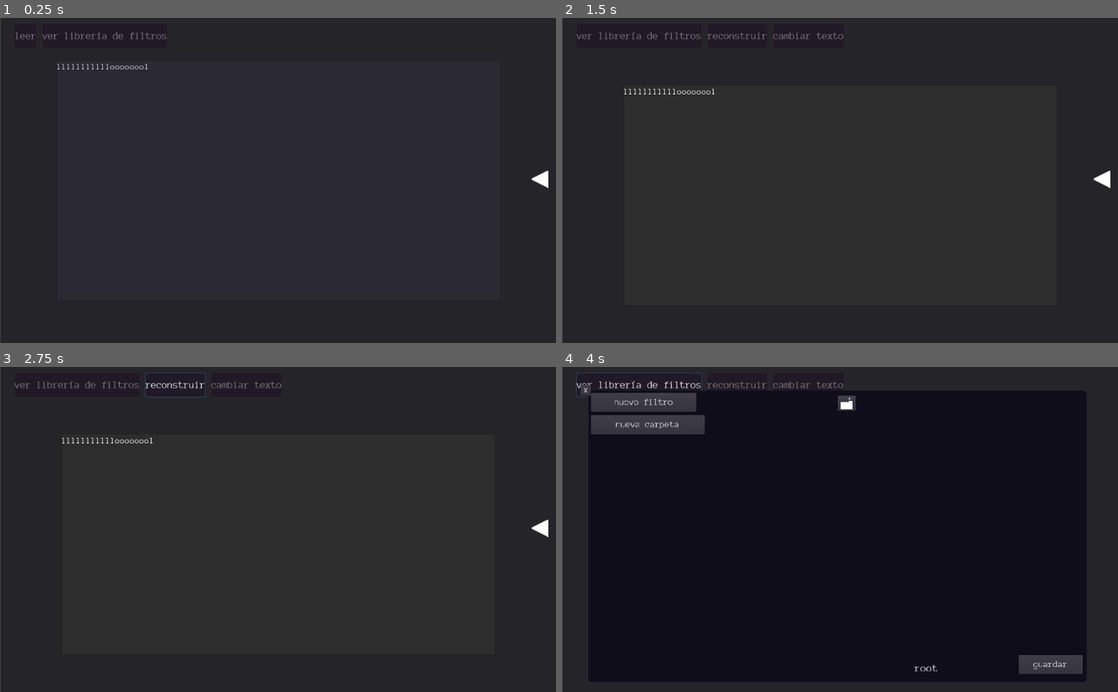
Above: before the commit, frames 1-4 (two rows, left to right).
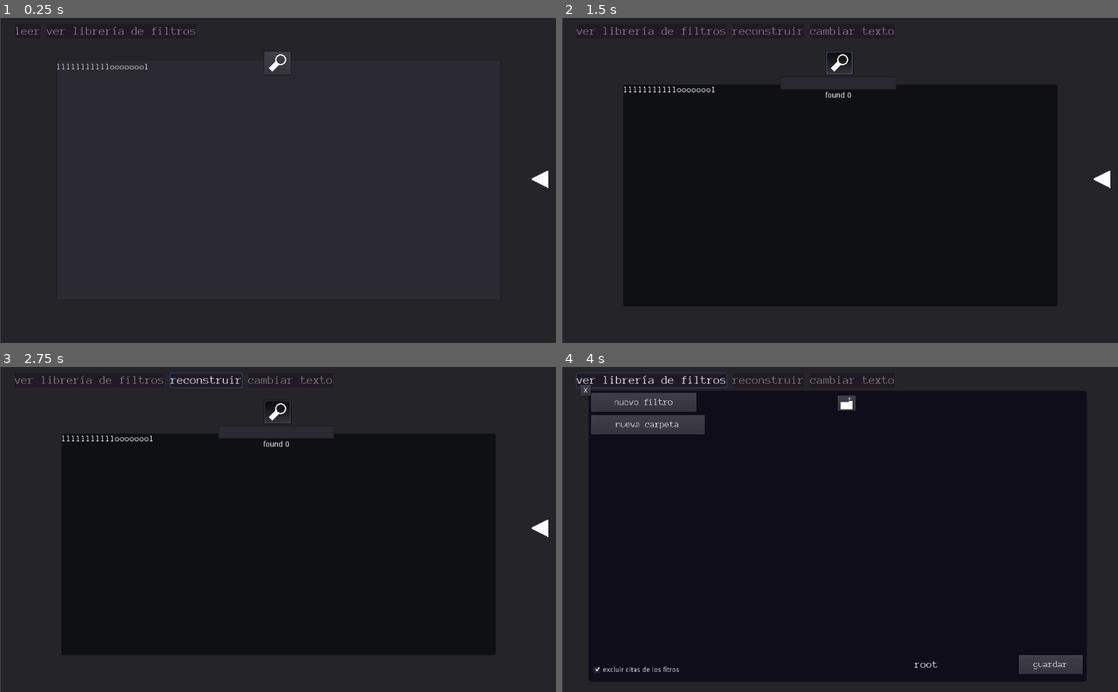
Above: after the commit, the same moments.

Repository: AndresDavidCalderon/desfilosofador
Game: Godot game, scene res://reader/reader.tscn
Same seed, same stepped clock (60 frames per second), same inputs: the game is played once before the commit and once after it.
Inputs (mouse positions are in pixels of both pictures, inside the frame that each line leads up to):
- Up to frame 1 (0.25 s): no input
- Up to frame 2 (1.5 s): click "leer" at 0.5 s; click (840, 63) at 1.27 s
- Up to frame 3 (2.75 s): click "reconstruir" at 2 s
- Up to frame 4 (4 s): click (1101, 529) at 2.75 s; click "ver librería de filtros" at 3.5 s

The runs differ from the first frame. In frame 1, 0.5% of the frame differs, in the area x 2-53%, y 2-18%; in frame 2, 53%; in frame 3, 53%, in the area x 2-89%, y 1-89%; in frame 4, 0.9%.

Commit message:
busqueda

Diff:
--- /dev/null
+++ b/UI/hideable.tscn
@@ -0,0 +1,33 @@
+[gd_scene load_steps=4 format=2]
+
+[ext_resource path="res://reader/readersets.gd" type="Script" id=1]
+[ext_resource path="res://UI/left.png" type="Texture" id=4]
+[ext_resource path="res://UI/right.png" type="Texture" id=5]
+
+[node name="hideablepanel" type="Panel"]
+margin_top = -205.0
+margin_right = 646.0
+margin_bottom = 205.0
+script = ExtResource( 1 )
+__meta__ = {
+"_edit_use_anchors_": false
+}
+duration = 0.5
+left = ExtResource( 4 )
+right = ExtResource( 5 )
+
+[node name="hide" type="TextureButton" parent="."]
+margin_left = -59.0
+margin_top = -4.0
+margin_right = -3.0
+margin_bottom = 409.0
+texture_normal = ExtResource( 4 )
+expand = true
+stretch_mode = 3
+__meta__ = {
+"_edit_use_anchors_": false
+}
+
+[node name="tween" type="Tween" parent="."]
+
+[connection signal="pressed" from="hide" to="." method="_on_hide_pressed"]
--- a/filters/filterinstance.tscn
+++ b/filters/filterinstance.tscn
@@ -14,6 +14,7 @@
 "_edit_use_anchors_": false
 }
 type = "filter"
+enabler = NodePath("enabled")
 
 [node name="ui" type="VBoxContainer" parent="."]
 margin_left = 6.0
--- a/filters/filtersearch.gd
+++ b/filters/filtersearch.gd
@@ -3,7 +3,7 @@
 export(PackedScene) var folder
 export(Dictionary) var scriptonfound
 export(bool) var onexe
-var defaulttree=[{"origin":-1,"inside":[{"type":"folder","name":"root","enabled":true,"index":1}]},{"origin":0,"inside":[]}]
+var defaulttree=[{"origin":-1,"enabled":true,"inside":[{"type":"folder","name":"root","enabled":true,"index":1}]},{"origin":0,"enabled":true,"inside":[]}]
 var filtertree:Array=defaulttree
 var fileman=File.new()
 var filedir
@@ -21,9 +21,10 @@
 	box.savecurrent()
 	globals.filterbyphrase={}
 	for i in filtertree:
-		for j in i["inside"]:
-			if scriptonfound.has(j["type"]):
-				scriptonfound[j["type"]].new().fromfile(j)
+		if i["enabled"]:
+			for j in i["inside"]:
+				if scriptonfound.has(j["type"]):
+					scriptonfound[j["type"]].new().fromfile(j)
 func openfilters():
 	deleteall()
 	var error=fileman.open(filedir,File.READ)
@@ -77,4 +78,8 @@
 	if index==1:return
 	box.openfolder(filtertree[index]["origin"])
 	var text=$bottom/dir.text
-	$bottom/dir.text=stringfunc.cutright(text.find_last("/"),text)
+	$bottom/dir.text=stringfunc.cutright(text.find_last("/")+1,text)
+
+
+func _on_excludequotes_toggled(button_pressed):
+	globals.skipquotes=button_pressed
--- a/filters/filtersearch.tscn
+++ b/filters/filtersearch.tscn
@@ -121,8 +121,8 @@
 userect = NodePath("..")
 
 [node name="dir" type="Label" parent="bottom"]
-margin_left = -427.0
-margin_top = -39.0
+margin_left = -152.0
+margin_top = -47.0
 margin_right = 206.0
 custom_fonts/font = ExtResource( 9 )
 text = "root"
@@ -132,8 +132,29 @@
 "_edit_use_anchors_": false
 }
 
+[node name="botleft" type="Node2D" parent="."]
+position = Vector2( 0, 598 )
+script = ExtResource( 3 )
+sety = true
+setx = true
+scaleview = Vector2( 0, 1 )
+istool = true
+userect = NodePath("..")
+
+[node name="excludequotes" type="CheckBox" parent="botleft"]
+margin_left = 5.0
+margin_top = -39.0
+margin_right = 357.0
+margin_bottom = -9.0
+pressed = true
+text = "excluir citas de los fitros"
+__meta__ = {
+"_edit_use_anchors_": false
+}
+
 [connection signal="visibility_changed" from="." to="." method="savefilters"]
 [connection signal="pressed" from="upcenter/folderup" to="." method="_on_folderup_pressed"]
 [connection signal="pressed" from="newfilter" to="." method="_on_newfilter_pressed"]
 [connection signal="pressed" from="newfolder" to="." method="_on_newfolder_pressed"]
 [connection signal="pressed" from="botright/save" to="." method="_on_save_pressed"]
+[connection signal="toggled" from="botleft/excludequotes" to="." method="_on_excludequotes_toggled"]
--- a/filters/folder.gd
+++ b/filters/folder.gd
@@ -1,5 +1,6 @@
 extends libraryelement
 var saveindex
+var whenenabled=[]
 func _ready():
 	get_parent().connect("beforesave",self,"presave")
 func getsave(data):
@@ -12,10 +13,10 @@
 	get_parent().openfolder(saveindex)
 func fromfile(data):
 	$name.text=data["name"]
+	saveindex=data["index"]
 	$enabled.pressed=data["enabled"]
-	saveindex=data["index"]
 func getdef(data):
-	get_parent().root.filtertree.append({"inside":[],"origin":get_parent().root.index})
+	get_parent().root.filtertree.append({"inside":[],"enabled":true,"origin":get_parent().root.index})
 	data["index"]=get_parent().root.filtertree.size()-1
 	saveindex=data["index"]
 	print("set index",index)
@@ -34,3 +35,7 @@
 		get_parent().add_child(new)
 		new.delete()
 	get_parent().root.filtertree.remove(saveindex)
+
+
+func _on_enabled_toggled(button_pressed):
+	get_parent().root.filtertree[saveindex]["enabled"]=button_pressed
--- a/filters/folder.tscn
+++ b/filters/folder.tscn
@@ -12,6 +12,7 @@
 "_edit_use_anchors_": false
 }
 type = "folder"
+enabler = NodePath("enabled")
 
 [node name="name" type="LineEdit" parent="."]
 margin_left = 7.0
@@ -25,10 +26,10 @@
 }
 
 [node name="enabled" type="CheckBox" parent="."]
-margin_left = 7.72648
-margin_top = 44.4161
-margin_right = 31.7265
-margin_bottom = 68.4161
+margin_left = 39.2674
+margin_top = 46.1999
+margin_right = 63.2674
+margin_bottom = 70.1999
 pressed = true
 __meta__ = {
 "_edit_use_anchors_": false
@@ -46,11 +47,22 @@
 }
 
 [node name="delete" type="Button" parent="."]
-margin_left = 39.5598
-margin_top = 45.2315
-margin_right = 58.5598
-margin_bottom = 65.2315
+margin_left = 7.15391
+margin_top = 47.9072
+margin_right = 26.1539
+margin_bottom = 67.9072
 text = "x"
 
+[node name="doall" type="Button" parent="."]
+visible = false
+margin_left = 77.5958
+margin_top = 41.9195
+margin_right = 257.596
+margin_bottom = 69.9195
+custom_fonts/font = ExtResource( 1 )
+text = "habilitar todo"
+
+[connection signal="toggled" from="enabled" to="." method="_on_enabled_toggled"]
 [connection signal="pressed" from="open" to="." method="_on_open_pressed"]
 [connection signal="pressed" from="delete" to="." method="delete"]
+[connection signal="pressed" from="doall" to="." method="_on_doall_pressed"]
--- a/reader/element.gd
+++ b/reader/element.gd
@@ -1,7 +1,11 @@
 extends Panel
 export(String) var type
+export(NodePath) onready var enabler=get_node(enabler) as CheckBox
 var index:int
 class_name libraryelement,"res://filters/element.png"
+func _ready():
+	if not get_parent().root.filtertree[get_parent().root.index]["enabled"]:
+		enabler.disabled=true
 func getsavedata():
 	var data={"type":type}
 	if has_method("getsave"):
--- a/reader/reader.gd
+++ b/reader/reader.gd
@@ -16,13 +16,12 @@
 onready var reader=$read/center/text
 onready var compiler=$librarycontainer/filtersearch/upcenter/scroll/vbox
 func _on_read_pressed():
-	reader.text=compiler.compile($new/center/text.text)
+	reader.bbcode_text=compiler.compile($new/center/text.text)
 	$new.visible=false
 	$read.visible=true
 
 func _on_reconstruct_pressed():
-	reader.text=compiler.compile($new/center/text.text)
-
+	reader.bbcode_text=compiler.compile($new/center/text.text)
 
 func _on_change_pressed():
 	$new.visible=true
--- a/reader/reader.tscn
+++ b/reader/reader.tscn
@@ -1,20 +1,20 @@
 [gd_scene load_steps=22 format=2]
 
-[ext_resource path="res://UI/font/normal title.tres" type="DynamicFont" id=1]
+[ext_resource path="res://reader/readtext.gd" type="Script" id=1]
 [ext_resource path="res://UI/aligner.gd" type="Script" id=2]
 [ext_resource path="res://filters/filtersearch.tscn" type="PackedScene" id=3]
 [ext_resource path="res://reader/reader.gd" type="Script" id=4]
 [ext_resource path="res://UI/popup.tscn" type="PackedScene" id=5]
 [ext_resource path="res://UI/font/text.tres" type="DynamicFont" id=6]
 [ext_resource path="res://reader/options.gd" type="Script" id=7]
-[ext_resource path="res://reader/readoptions.gd" type="Script" id=8]
+[ext_resource path="res://UI/hideable.tscn" type="PackedScene" id=8]
 [ext_resource path="res://UI/readtheme.tres" type="Theme" id=9]
-[ext_resource path="res://UI/font/uismall.tres" type="DynamicFont" id=10]
+[ext_resource path="res://reader/tools/search.gd" type="Script" id=10]
 [ext_resource path="res://reader/read.gd" type="Script" id=11]
-[ext_resource path="res://UI/left.png" type="Texture" id=12]
-[ext_resource path="res://reader/readersets.gd" type="Script" id=13]
-[ext_resource path="res://UI/right.png" type="Texture" id=14]
+[ext_resource path="res://UI/font/uismall.tres" type="DynamicFont" id=12]
+[ext_resource path="res://reader/tools/tools.gd" type="Script" id=13]
 [ext_resource path="res://filters/filteronfind.gd" type="Script" id=15]
+[ext_resource path="res://UI/search.png" type="Texture" id=16]
 
 [sub_resource type="StyleBoxFlat" id=2]
 bg_color = Color( 0.129412, 0.101961, 0.156863, 1 )
@@ -44,8 +44,9 @@
 corner_radius_bottom_left = 2
 
 [sub_resource type="Theme" id=5]
-default_font = ExtResource( 1 )
+default_font = ExtResource( 12 )
 Button/colors/font_color = Color( 0.501961, 0.501961, 0.501961, 1 )
+Button/fonts/font = ExtResource( 12 )
 Button/styles/hover = SubResource( 2 )
 Button/styles/normal = SubResource( 3 )
 Button/styles/pressed = SubResource( 4 )
@@ -85,17 +86,18 @@
 setx = true
 scaleview = Vector2( 0.5, 0.5 )
 
-[node name="text" type="TextEdit" parent="read/center"]
+[node name="text" type="RichTextLabel" parent="read/center"]
 margin_left = -400.0
 margin_top = -177.0
 margin_right = 400.0
 margin_bottom = 232.0
 theme = ExtResource( 9 )
-custom_colors/font_color_readonly = Color( 1, 1, 1, 1 )
 custom_styles/normal = SubResource( 1 )
-text = "texto"
-readonly = true
-script = ExtResource( 11 )
+bbcode_enabled = true
+bbcode_text = "converted text"
+text = "converted text"
+scroll_active = false
+script = ExtResource( 1 )
 __meta__ = {
 "_edit_use_anchors_": false
 }
@@ -125,53 +127,101 @@
 "_edit_use_anchors_": false
 }
 
+[node name="aligner" type="Node2D" parent="."]
+position = Vector2( 514, 78.306 )
+script = ExtResource( 2 )
+setx = true
+scaleview = Vector2( 0.5, 1 )
+fromzero = false
+istool = true
+userect = NodePath("..")
+
+[node name="tools" type="HBoxContainer" parent="aligner"]
+margin_left = -406.0
+margin_top = -16.0
+margin_right = 399.0
+margin_bottom = 22.0
+mouse_filter = 2
+alignment = 1
+script = ExtResource( 13 )
+__meta__ = {
+"_edit_use_anchors_": false
+}
+
+[node name="search" type="Button" parent="aligner/tools"]
+margin_left = 383.0
+margin_right = 421.0
+margin_bottom = 38.0
+toggle_mode = true
+icon = ExtResource( 16 )
+script = ExtResource( 10 )
+
+[node name="options" type="VBoxContainer" parent="aligner/tools/search"]
+margin_left = -85.0
+margin_top = 46.0
+margin_right = 129.0
+margin_bottom = 161.0
+
+[node name="terms" type="LineEdit" parent="aligner/tools/search/options"]
+margin_right = 214.0
+margin_bottom = 32.0
+__meta__ = {
+"_edit_use_anchors_": false
+}
+
+[node name="found" type="Label" parent="aligner/tools/search/options"]
+margin_top = 36.0
+margin_right = 214.0
+margin_bottom = 58.0
+text = "found 0"
+align = 1
+__meta__ = {
+"_edit_use_anchors_": false
+}
+
 [node name="options" type="HBoxContainer" parent="."]
 margin_left = 25.0
 margin_top = 10.0
 margin_right = 1010.0
-margin_bottom = 56.0
+margin_bottom = 39.0
 script = ExtResource( 7 )
 __meta__ = {
 "_edit_use_anchors_": false
 }
 
 [node name="read" type="Button" parent="options"]
-margin_right = 70.0
-margin_bottom = 46.0
+margin_right = 50.0
+margin_bottom = 29.0
 hint_tooltip = "ver el texto mejorado"
-custom_fonts/font = ExtResource( 1 )
 text = "leer"
 __meta__ = {
 "_edit_use_anchors_": false
 }
 
 [node name="library" type="Button" parent="options"]
-margin_left = 79.0
-margin_right = 472.0
-margin_bottom = 46.0
-custom_fonts/font = ExtResource( 1 )
+margin_left = 59.0
+margin_right = 337.0
+margin_bottom = 29.0
 text = "ver librería de filtros"
 __meta__ = {
 "_edit_use_anchors_": false
 }
 
 [node name="reconstruct" type="Button" parent="options"]
-margin_left = 481.0
-margin_right = 670.0
-margin_bottom = 46.0
+margin_left = 346.0
+margin_right = 480.0
+margin_bottom = 29.0
 hint_tooltip = "aplica cambios a la libreria de filtros"
-custom_fonts/font = ExtResource( 1 )
 text = "reconstruir"
 __meta__ = {
 "_edit_use_anchors_": false
 }
 
 [node name="change" type="Button" parent="options"]
-margin_left = 679.0
-margin_right = 902.0
-margin_bottom = 46.0
+margin_left = 489.0
+margin_right = 647.0
+margin_bottom = 29.0
 hint_tooltip = "cambia el texto a convertir"
-custom_fonts/font = ExtResource( 1 )
 text = "cambiar texto"
 __meta__ = {
 "_edit_use_anchors_": false
@@ -184,68 +234,18 @@
 setx = true
 scaleview = Vector2( 1, 0.5 )
 
-[node name="readersets" type="Panel" parent="readparams"]
-margin_top = -205.0
-margin_right = 646.0
-margin_bottom = 205.0
-script = ExtResource( 13 )
-__meta__ = {
-"_edit_use_anchors_": false
-}
-duration = 0.5
-left = ExtResource( 12 )
-right = ExtResource( 14 )
-
-[node name="readoptions" type="VBoxContainer" parent="readparams/readersets"]
-margin_left = 9.0
-margin_top = 1.0
-margin_right = 641.0
-margin_bottom = 409.0
-mouse_filter = 2
-alignment = 1
-script = ExtResource( 8 )
-__meta__ = {
-"_edit_use_anchors_": false
-}
-
-[node name="font" type="HBoxContainer" parent="readparams/readersets/readoptions"]
-margin_top = 193.0
-margin_right = 632.0
-margin_bottom = 215.0
-rect_min_size = Vector2( 80, 0 )
-
-[node name="title" type="Label" parent="readparams/readersets/readoptions/font"]
-margin_right = 228.0
-margin_bottom = 22.0
-custom_fonts/font = ExtResource( 10 )
-text = "tamaño de la fuente"
-align = 1
-__meta__ = {
-"_edit_use_anchors_": false
-}
-
-[node name="fontsize" type="HSlider" parent="readparams/readersets/readoptions/font"]
-margin_left = 237.0
-margin_right = 537.0
-margin_bottom = 16.0
-rect_min_size = Vector2( 300, 0 )
-__meta__ = {
-"_edit_use_anchors_": false
-}
-
-[node name="hide" type="TextureButton" parent="readparams/readersets"]
-margin_left = -59.0
-margin_top = -4.0
-margin_right = -3.0
-margin_bottom = 409.0
-texture_normal = ExtResource( 12 )
-expand = true
-stretch_mode = 3
-__meta__ = {
-"_edit_use_anchors_": false
-}
-
-[node name="tween" type="Tween" parent="readparams/readersets"]
+[node name="readersets" parent="readparams" instance=ExtResource( 8 )]
+
+[node name="scroll" type="ScrollContainer" parent="readparams/readersets"]
+margin_left = 15.0
+margin_top = 22.0
+margin_right = 633.0
+margin_bottom = 390.0
+__meta__ = {
+"_edit_use_anchors_": false
+}
+
+[node name="list" type="VBoxContainer" parent="readparams/readersets/scroll"]
 
 [node name="librarycontainer" type="Node2D" parent="."]
 visible = false
@@ -291,11 +291,12 @@
 margin_bottom = 50.7223
 
 [connection signal="visibility_changed" from="read" to="options" method="setvis"]
+[connection signal="visibility_changed" from="read/center/text" to="aligner/tools" method="_on_text_visibility_changed"]
 [connection signal="visibility_changed" from="new" to="options" method="setvis"]
+[connection signal="visibility_changed" from="new/center/text" to="aligner/tools" method="_on_text_visibility_changed"]
+[connection signal="text_changed" from="aligner/tools/search/options/terms" to="aligner/tools/search" method="_on_terms_text_changed"]
 [connection signal="pressed" from="options/read" to="." method="_on_read_pressed"]
 [connection signal="pressed" from="options/library" to="." method="_on_library_pressed"]
 [connection signal="pressed" from="options/reconstruct" to="." method="_on_reconstruct_pressed"]
 [connection signal="pressed" from="options/change" to="." method="_on_change_pressed"]
-[connection signal="value_changed" from="readparams/readersets/readoptions/font/fontsize" to="readparams/readersets/readoptions" method="_on_fontsize_value_changed"]
-[connection signal="pressed" from="readparams/readersets/hide" to="readparams/readersets" method="_on_hide_pressed"]
 [connection signal="pressed" from="librarycontainer/close" to="." method="_on_close_pressed"]
--- /dev/null
+++ b/reader/readtext.gd
@@ -0,0 +1,20 @@
+extends RichTextLabel
+
+func _ready():
+	get_viewport().connect("size_changed",self,"setsize")
+
+func setsize():
+	rect_size=get_viewport_rect().size/1.3
+	rect_position=Vector2()-(rect_size/2)
+
+func getnormaltext():
+	var from=0
+	var newtext=bbcode_text
+	while true:
+		from=newtext.find("[",from)
+		if from!=-1:
+			var to=newtext.find("]",from)
+			newtext=stringfunc.cutout(from+1,to+2,newtext)
+		else:
+			break
+	return newtext
--- /dev/null
+++ b/reader/tools/search.gd
@@ -0,0 +1,21 @@
+extends Button
+export(Color) var foundcolor
+func _ready():
+	$options.visible=false
+func _toggled(button_pressed):
+	$options.visible=button_pressed
+func _on_terms_text_changed(new_text):
+	var found=0
+	if new_text!="":
+		var from=0
+		var findon=get_parent().gettext() as String
+		while true:
+			from=findon.find(new_text,from)
+			if stringfunc.isbetween(from,"[]",findon):
+				pass
+			if from!=-1:
+				from+=1
+				found+=1
+			else:
+				break
+	$options/found.text=str(found)
--- /dev/null
+++ b/reader/tools/tools.gd
@@ -0,0 +1,22 @@
+extends HBoxContainer
+export(float) var margin
+var reader:Control
+onready var result=get_parent().get_parent().get_node("read/center/text")
+onready var input=get_parent().get_parent().get_node("new/center/text")
+func _ready():
+	get_viewport().connect("size_changed",self,"resize")
+func resize():
+	rect_size.x=get_viewport_rect().size.x-margin
+	rect_position.x=-rect_size.x/2
+
+func _on_text_visibility_changed():
+	if get_parent().get_parent().get_node("new").visible:
+		reader=input
+	else:
+		reader=result
+func gettext()->String:
+	if reader is RichTextLabel:
+		return reader.bbcode_text
+	if reader is TextEdit:
+		return reader.text
+	return ""
--- a/stringfuncs.gd
+++ b/stringfuncs.gd
@@ -17,6 +17,11 @@
 				return false
 		found+=1
 		isopen=not isopen
+func isbracketed(idx:int,between:String,text:String):
+	var isopen=false
+	var from=0
+	while true:
+		pass
 func addbetween(text:String,added:String,where:int):
 	return text.left(where-1)+added+text.right(where)
 #replaces the first apeareance of a substring in a text.
@@ -33,6 +38,6 @@
 		if from==-1 or from>until:
 			return lastfrom
 func cutright(until:int,text:String):
-	return cutout(until,text.length(),text)
+	return cutout(until,text.length()+1,text)
 func withinquotes(idx:int,text:String):
 	return isbetween(idx,"\"",text)
Binary file added: UI/search.aseprite
Binary file added: UI/search.png
Not shown, added: UI/search.png.import
